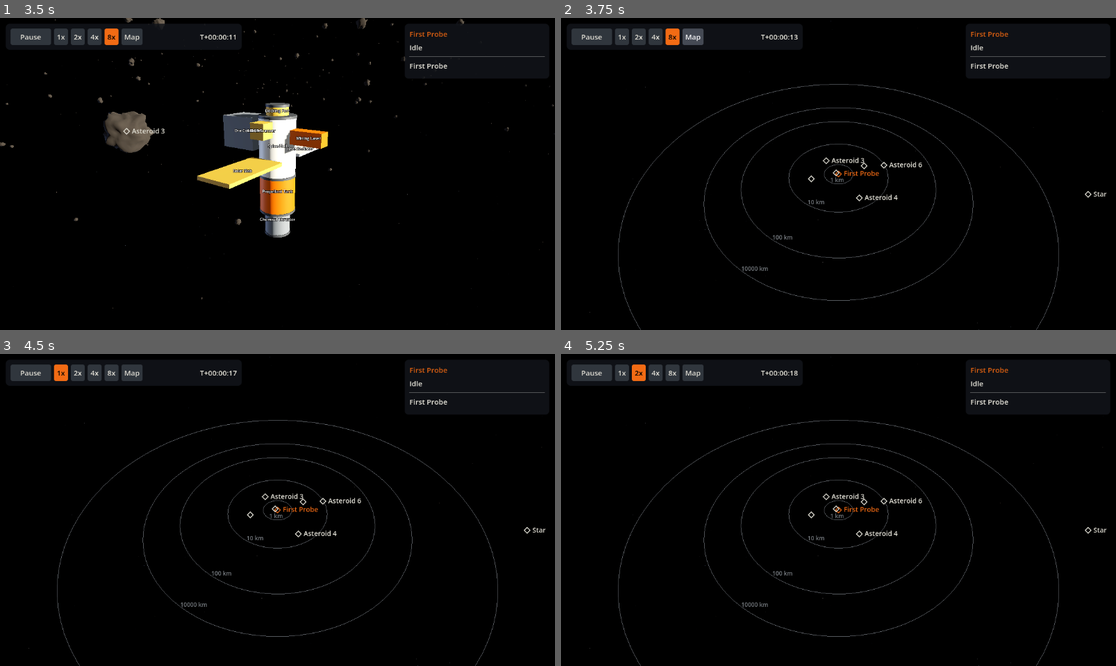
Above: before the commit, frames 1-4 (two rows, left to right).
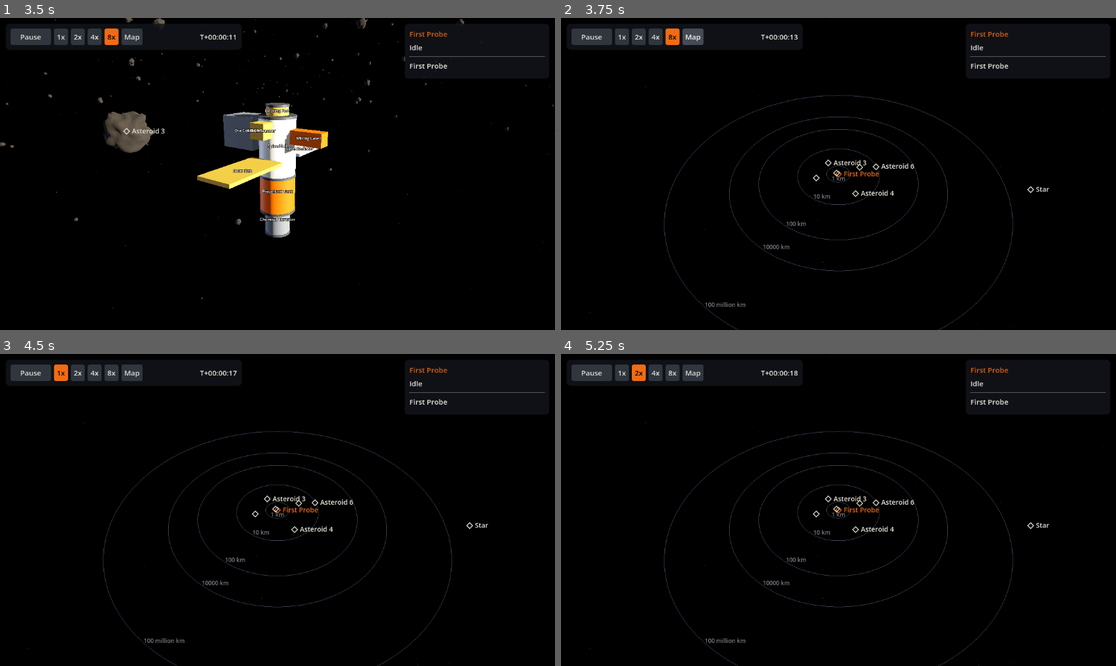
Above: after the commit, the same moments.

Repository: Tunje/spacejunk
Game: Godot game, scene res://client/main.tscn
Same seed, same stepped clock (60 frames per second), same inputs: the game is played once before the commit and once after it.
Inputs:
- Up to frame 1 (3.5 s): click "1x" at 0.5 s; click "2x" at 1.25 s; click "4x" at 2 s; click "8x" at 2.75 s
- Up to frame 2 (3.75 s): click "Map" at 3.5 s
- Up to frame 3 (4.5 s): click "1x" at 4.25 s
- Up to frame 4 (5.25 s): click "2x" at 5 s

Frame 1 is identical in both runs. In frame 2, 2.5% of the frame differs, in the area x 10-99%, y 21-100%; in frame 3, 2.5%; in frame 4, 2.5%.

Commit message:
Dim map rings and check real templates through client layout
Every template in data/ now builds through the connector layout and
placeholder code in a test, and every module's tint and collision are checked.

Co-Authored-By: Claude Opus 5.5 <noreply@anthropic.com>

Diff:
--- a/client/view/system_map.gd
+++ b/client/view/system_map.gd
@@ -9,6 +9,7 @@
 const KM_IN_M := 1000.0
 const RINGS_KM: Array[float] = [1.0, 10.0, 100.0, 10000.0, 100000000.0]
 const RING_SEGMENTS := 96
+const RING_COLOUR := Color(0.2, 0.22, 0.27)
 const ROUTE_SEGMENTS := 24
 const CLICK_SLOP_PX := 5.0
 
@@ -53,8 +54,8 @@
 	overlay.map = self
 	camera.current = false
 	camera.pitch = -0.75
-	camera.distance_m = 38.0
-	camera.target_distance_m = 38.0
+	camera.distance_m = 46.0
+	camera.target_distance_m = 46.0
 	rings.mesh = _build_rings()
 	rings.material_override = _line_material()
 	routes.mesh = ImmediateMesh.new()
@@ -134,8 +135,8 @@
 
 func _add_line(mesh: ImmediateMesh, from: Vector3, to: Vector3, colour: Color) -> void:
 	mesh.surface_begin(Mesh.PRIMITIVE_LINE_STRIP)
-	mesh.surface_set_color(colour)
 	for index in range(ROUTE_SEGMENTS + 1):
+		mesh.surface_set_color(colour)
 		mesh.surface_add_vertex(SystemMap.project(from.lerp(to, float(index) / ROUTE_SEGMENTS)))
 	mesh.surface_end()
 
@@ -205,13 +206,12 @@
 
 func _build_rings() -> ImmediateMesh:
 	var mesh := ImmediateMesh.new()
-	var colour := ClientTheme.MID_GREY.darkened(0.35)
 	for km: float in RINGS_KM:
 		var radius := SystemMap.map_radius(km * KM_IN_M)
 		mesh.surface_begin(Mesh.PRIMITIVE_LINE_STRIP)
-		mesh.surface_set_color(colour)
 		for index in range(RING_SEGMENTS + 1):
 			var angle := TAU * index / RING_SEGMENTS
+			mesh.surface_set_color(RING_COLOUR)
 			mesh.surface_add_vertex(Vector3(cos(angle), 0.0, sin(angle)) * radius)
 		mesh.surface_end()
 	return mesh
@@ -221,4 +221,5 @@
 	var material := StandardMaterial3D.new()
 	material.shading_mode = BaseMaterial3D.SHADING_MODE_UNSHADED
 	material.vertex_color_use_as_albedo = true
+	material.vertex_color_is_srgb = true
 	return material
--- /dev/null
+++ b/tests/client/test_real_data_layout.gd
@@ -0,0 +1,82 @@
+extends GutTest
+## Builds every real template through the client's layout and placeholder code.
+## Reads data/ directly because no real scenario serves defs() yet; layout
+## fields are already in millimetres, so no unit conversion is involved.
+
+var modules: Dictionary = {}
+var templates: Array = []
+var next_id := 0
+
+
+func before_all() -> void:
+	for module: Dictionary in _entries("modules.json"):
+		modules[module["id"]] = module
+	templates = _entries("templates.json")
+
+
+func _entries(file_name: String) -> Array:
+	var parsed: Dictionary = JSON.parse_string(FileAccess.get_file_as_string("res://data/" + file_name))
+	return parsed["entries"]
+
+
+## Turns a template tree into the shape the view uses.
+func _view_tree(entry: Dictionary) -> Dictionary:
+	next_id += 1
+	var part: Dictionary = {
+		"id": next_id, "def": entry["part"],
+		"parent_connector": entry.get("parent_connector", ""), "connector": entry.get("connector", ""),
+		"children": [],
+	}
+	for child: Dictionary in entry["children"]:
+		part["children"].append(_view_tree(child))
+	return part
+
+
+func _assert_joins(parent: Dictionary) -> void:
+	for child: Dictionary in parent["children"]:
+		var a := CraftLayout.find_connector(modules[parent["def"]], child["parent_connector"])
+		var b := CraftLayout.find_connector(modules[child["def"]], child["connector"])
+		assert_false(a.is_empty(), "%s has %s" % [parent["def"], child["parent_connector"]])
+		assert_false(b.is_empty(), "%s has %s" % [child["def"], child["connector"]])
+		if not a.is_empty() and not b.is_empty():
+			var parent_frame := CraftLayout.connector_transform(a)
+			var child_frame := CraftLayout.mate(a, b) * CraftLayout.connector_transform(b)
+			assert_almost_eq(child_frame.origin.distance_to(parent_frame.origin), 0.0, 0.0001, child["def"])
+			assert_almost_eq(child_frame.basis.z.distance_to(-parent_frame.basis.z), 0.0, 0.0001, child["def"])
+			assert_almost_eq(child_frame.basis.y.distance_to(parent_frame.basis.y), 0.0, 0.0001, child["def"])
+		_assert_joins(child)
+
+
+func test_data_is_present() -> void:
+	assert_gt(modules.size(), 0)
+	assert_gt(templates.size(), 0)
+
+
+func test_every_template_mates_by_connector_data() -> void:
+	for template: Dictionary in templates:
+		_assert_joins(_view_tree(template["root"]))
+
+
+func test_every_template_builds_placeholders() -> void:
+	for template: Dictionary in templates:
+		var craft := CraftNode.new()
+		add_child_autofree(craft)
+		var tree := _view_tree(template["root"])
+		craft.build(1, tree, modules)
+		assert_eq(craft.part_transforms.size(), _count(tree), template["id"])
+		assert_gt(craft.fit_radius_m, 0.0)
+
+
+func test_every_module_has_a_usable_tint_and_collision() -> void:
+	for id: String in modules:
+		var module: Dictionary = modules[id]
+		assert_true(Color.html_is_valid(module["visual"].get("tint", "")), "%s tint" % id)
+		assert_true(["box", "cylinder"].has(module["collision"]["shape"]), "%s collision" % id)
+		assert_eq(module["collision"]["size_mm"].size(), 3, "%s size" % id)
+
+
+func _count(part: Dictionary) -> int:
+	var total := 1
+	for child: Dictionary in part["children"]:
+		total += _count(child)
+	return total
Not shown, added: tests/client/test_real_data_layout.gd.uid
